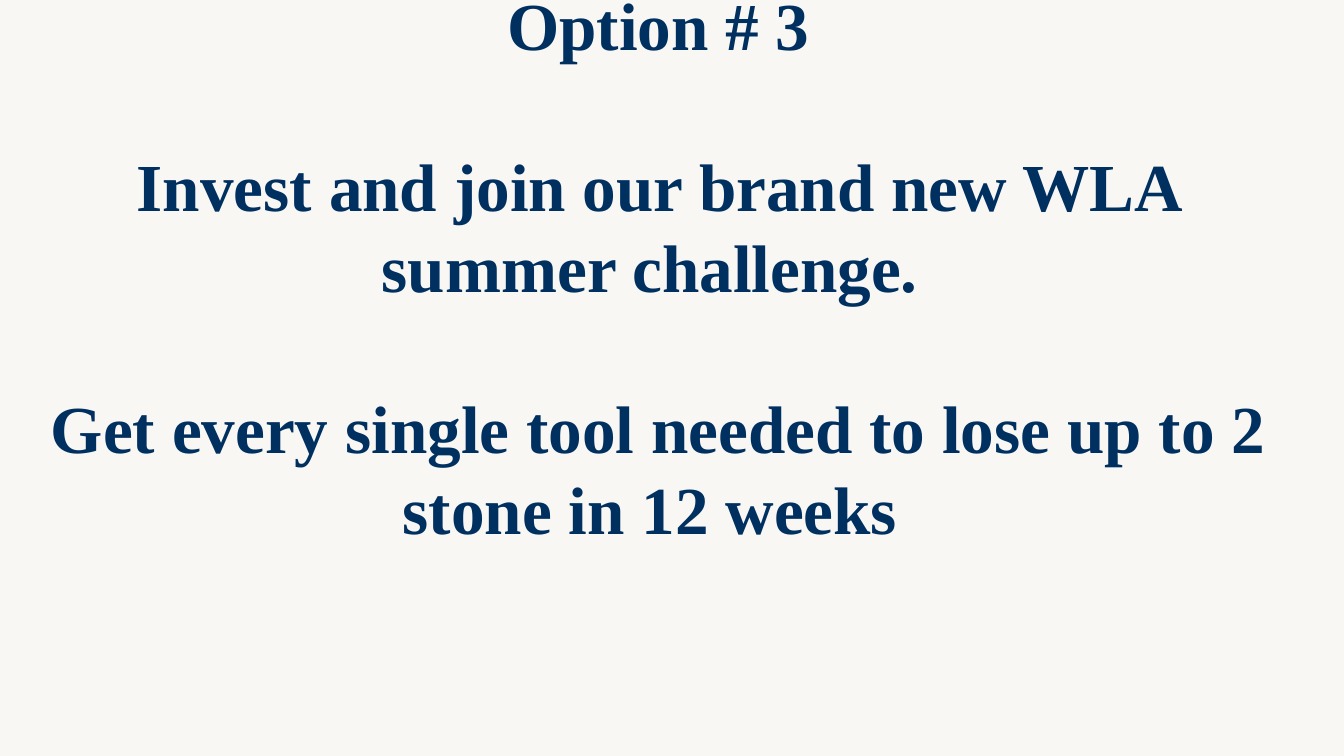
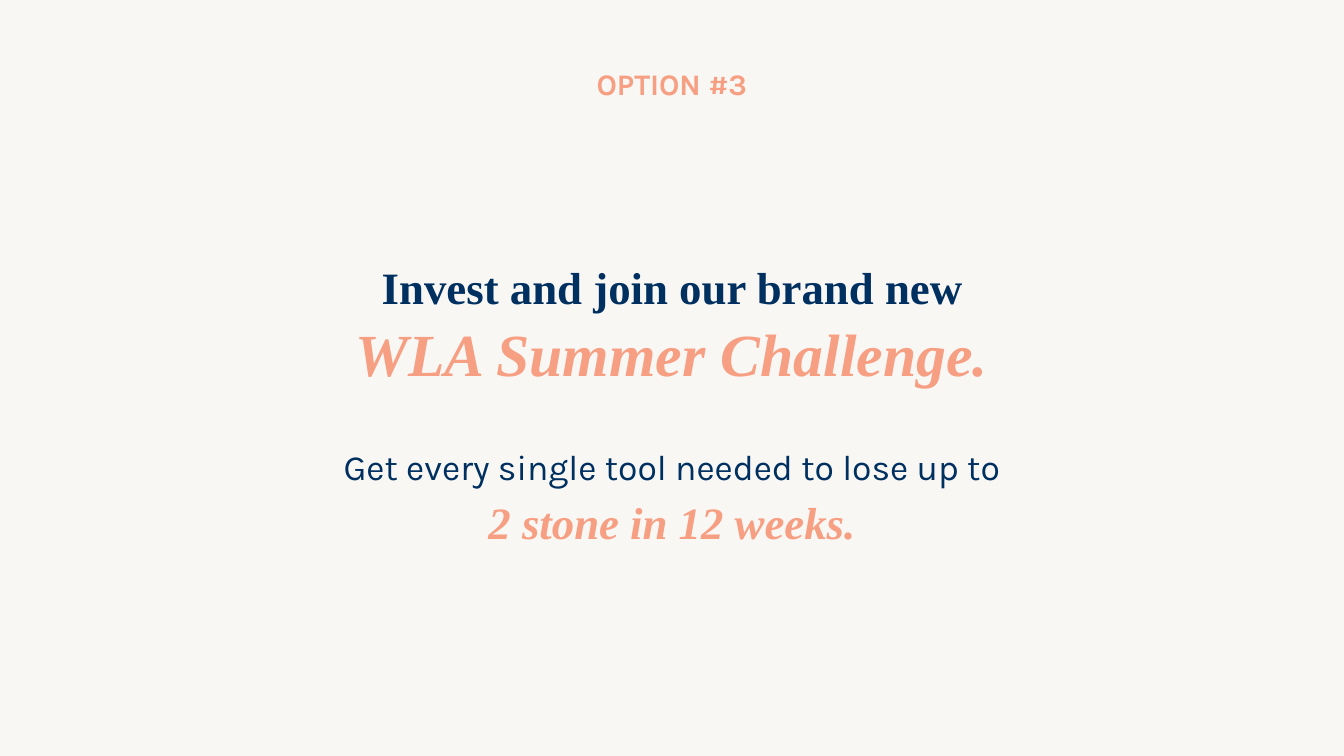
Before and after one commit to WeAreWLA/21-day-reset, a slide deck: slide 41 of decks/Day 5 - Free 5 Day Reset/Day 5 - Free 5 Day Reset.pptx. Drawn at 1344x756 pixels with LibreOffice and Linux fonts; fonts in the diff are those of the drawing. Boxes give left, top, right and bottom in pixels: in the first picture for what was removed or moved away, otherwise in the second. Text is boxed around its words. In the diff, an @@ line names an element or a change of style, - is before the commit and + after.

```diff
--- a/decks/Day 5 - Free 5 Day Reset/Day 5 - Free 5 Day Reset.pptx
+++ b/decks/Day 5 - Free 5 Day Reset/Day 5 - Free 5 Day Reset.pptx
@@ text added at bbox=[597, 75, 747, 96], 16 pt, text #F79F83, bold @@
+OPTION #3
@@ text at bbox=[344, 273, 1000, 540]: text changed; size 36 to 24 pt @@
-Option # 3
-Invest and join our brand new WLA summer challenge.
-Get every single tool needed to lose up to 2 stone in 12 weeks
+Invest and join our brand new
+WLA Summer Challenge.
+Get every single tool needed to lose up to
+2 stone in 12 weeks.
```
Also in this commit, not shown: 22 other slides changed.
